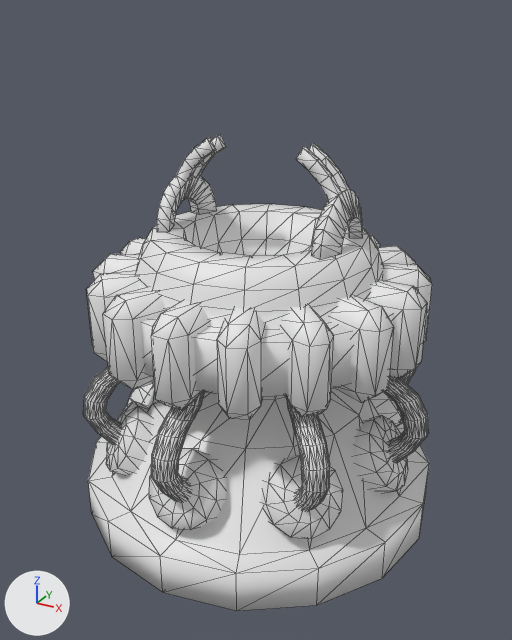
The FBX model Assets/Models/TimeDeviceS.fbx as it was, and as the next commit left it.
Camera for both pictures: a 50 mm camera at (1.28, -2.35, 2.0) aimed at (0.01, -0.05, 0.84). Arrows for +X, +Y and +Z are at lower left; the lights stay in place. Mesh edges are drawn as thin lines. Where no turn or scale is listed for an object, it has been applied to the vertices. Vertices at the same position are counted once.

The first picture shows 'Parts', 'base', 'pipes'.
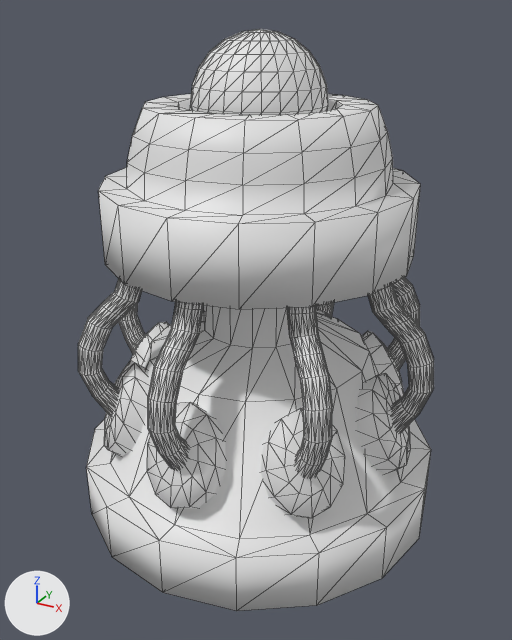
What changed in the scene script:
```text
Change me_mesh:
    used by ob_parts; location = (0.0, 0.0, 0.0)
    remove me_mesh.from_pydata(...)  # 848 vertices, 1512 faces; spans x -0.675..0.675, y -0.675..0.675, z 0.176..1.546
    add me_mesh.from_pydata(...)  # 296 vertices, 480 faces; spans x -0.668..0.668, y -0.668..0.668, z 0.247..0.698
    me_mesh part 3: the loose piece of 37 vertices spanning x -0.668..-0.41, y -0.15..0.15, z 0.176..0.499 is scaled about the mesh origin by (1, 1, 1.4)
    me_mesh part 4: the loose piece of 37 vertices spanning x -0.15..0.15, y 0.41..0.668, z 0.176..0.499 is scaled about the mesh origin by (1, 1, 1.4)
    me_mesh part 5: the loose piece of 37 vertices spanning x 0.225..0.538, y 0.225..0.538, z 0.176..0.499 is scaled about the mesh origin by (1, 1, 1.4)
    me_mesh part 6: the loose piece of 37 vertices spanning x 0.41..0.668, y -0.15..0.15, z 0.176..0.499 is scaled about the mesh origin by (1, 1, 1.4)
    me_mesh part 7: the loose piece of 37 vertices spanning x 0.225..0.538, y -0.538..-0.225, z 0.176..0.499 is scaled about the mesh origin by (1, 1, 1.4)
    me_mesh part 8: the loose piece of 37 vertices spanning x -0.15..0.15, y -0.668..-0.41, z 0.176..0.499 is scaled about the mesh origin by (1, 1, 1.4)
    me_mesh part 9: the loose piece of 37 vertices spanning x -0.538..-0.225, y -0.538..-0.225, z 0.176..0.499 is scaled about the mesh origin by (1, 1, 1.4)
    me_mesh part 10: 18 loose pieces with 552 vertices, spanning x -0.675..0.675, y -0.675..0.675, z 0.725..1.546, are deleted
Change me_mesh_002:
    where me_mesh_002.from_pydata(...)  # 258 vertices, 512 faces; spans x -0.75..0.75, y -0.75..0.75, z 0.0..1.2
    used by ob_base; location = (0.0, 0.0, 0.0)
    me_mesh_002 part 2: the whole mesh is scaled about the mesh origin by (1, 1, 1.4)
Change me_mesh_001:
    where me_mesh_001.from_pydata(...)  # 1728 vertices, 3072 faces; spans x -0.739..0.739, y -0.739..0.739, z 0.329..0.829
    used by ob_pipes; location = (0.0, 0.0, 0.0)
    me_mesh_001 part 1: the whole mesh is scaled about the mesh origin by (1, 1, 1.4)
Add me_mesh_1:
    me_mesh_1.from_pydata(...)  # a UV sphere (24 segments, 12 rings, poles along z) spanning x -0.25..0.25, y -0.25..0.25, z -0.25..0.25
    me_mesh_1.polygons.foreach_set('use_smooth', [True] * 528)
Add ob_timecore:
    ob_timecore = bpy.data.objects.new('TimeCore', me_mesh_1)
    ob_timecore.location = (0.0, 0.0, 1.68)
```

Where the change shows, as pixel boxes [x1, y1, x2, y2] in the pictures (512 x 640 px; the box of a moved part takes in the faces that stretch with it):
'base', mesh rescaled (27% taller)
    before: [88, 204, 429, 611]
    after: [86, 94, 431, 611]
'Parts', reshaped (11% narrower, 48% shorter)
    before: [87, 135, 432, 539]
    after: [104, 308, 411, 518]
'pipes', mesh rescaled
    before: [83, 367, 429, 511]
    after: [78, 277, 434, 479]
'TimeCore', added
    after: [191, 29, 328, 115]
part 3 of me_mesh, moved or reshaped
    before: [127, 383, 154, 405]
    after: [130, 322, 169, 367]
part 4 of me_mesh, moved or reshaped (not visible before)
    after: [316, 308, 330, 317]
part 5 of me_mesh, moved or reshaped
    before: [371, 392, 403, 427]
    after: [362, 331, 404, 398]
part 6 of me_mesh, moved or reshaped
    before: [354, 416, 408, 493]
    after: [357, 373, 411, 474]
part 7 of me_mesh, moved or reshaped
    before: [261, 455, 343, 539]
    after: [261, 408, 345, 518]
part 8 of me_mesh, moved or reshaped
    before: [149, 449, 226, 530]
    after: [147, 402, 226, 508]
part 9 of me_mesh, moved or reshaped
    before: [106, 401, 152, 475]
    after: [104, 361, 150, 457]
part 10 of me_mesh, deleted
    before: [87, 135, 432, 420]
